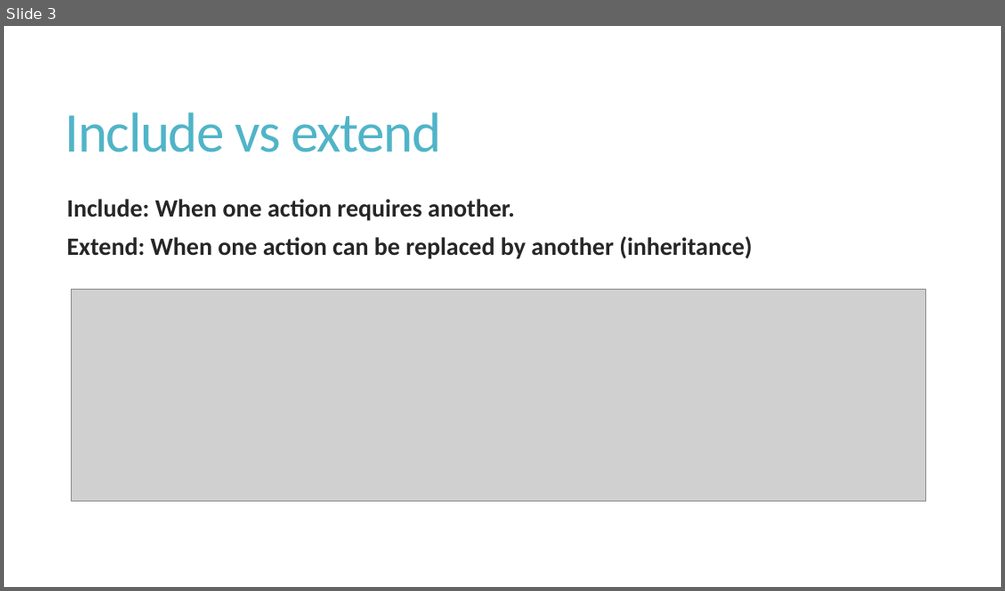
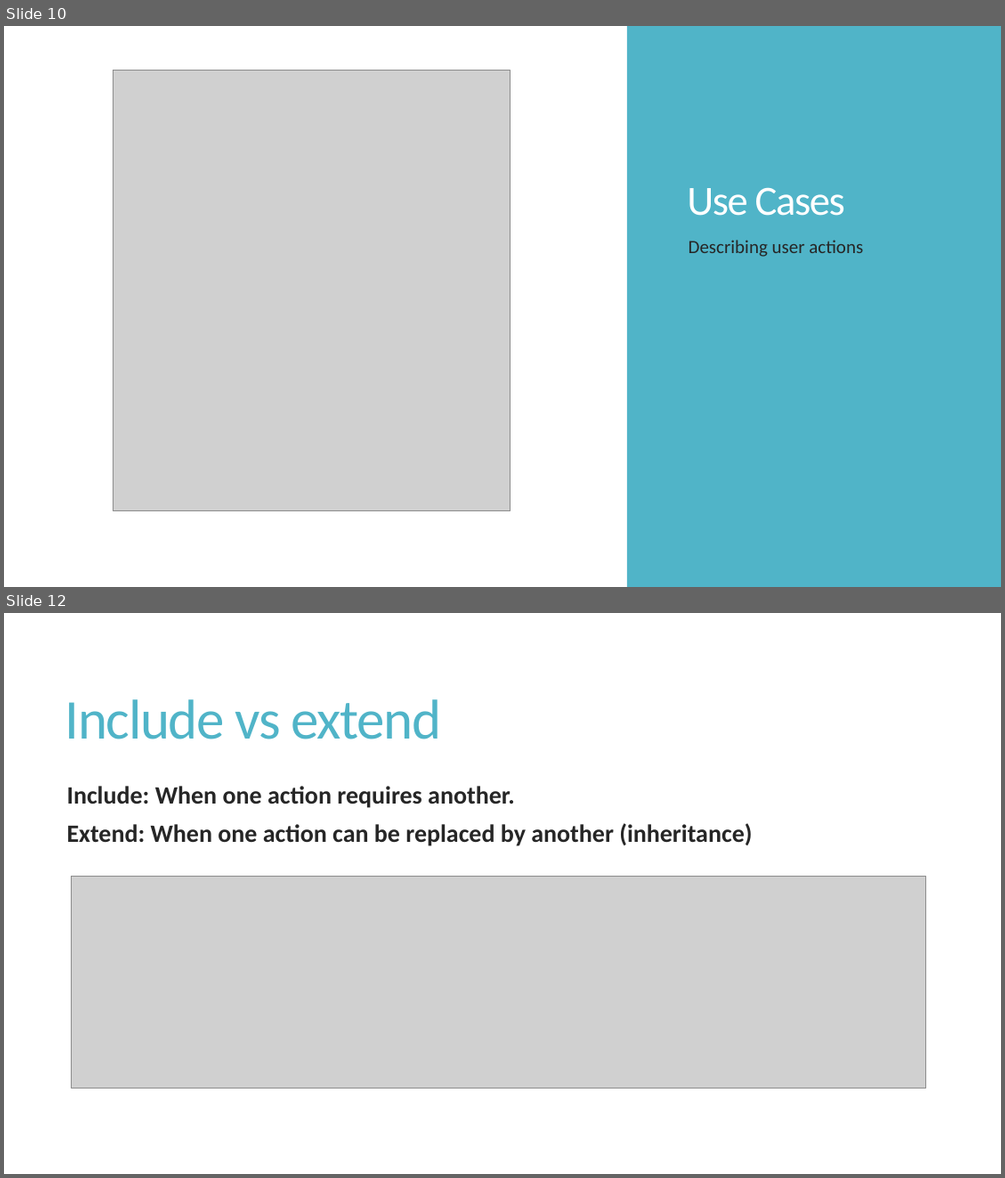
Before and after one commit to shabbir-hussain/ecse321tutW15, a slide deck: 04-RequirementsCont.pptx. Shown one above the other, each under a label of ours: slide 3 before the commit, slides 10 and 12 after it; the slides between them are not shown. The pictures are 1005x591 and 1005x1178 pixels, drawn with LibreOffice and Linux fonts; fonts in the diff are those of the drawing; grey boxes stand for pictures. Boxes give left, top, right and bottom in pixels: in the first picture for what was removed or moved away, otherwise in the second. Text is boxed around its words. In the diff, an @@ line names an element or a change of style, - is before the commit and + after.

```diff
--- a/04-RequirementsCont.pptx
+++ b/04-RequirementsCont.pptx
@@ slide 10 added at (4, 26, 1001, 587), background #FFFFFF @@
@@ rectangle added at (627, 26, 1001, 587), fill #50B4C8 @@
@@ picture added at (113, 70, 510, 510) @@
@@ title added at (687, 187, 845, 216), 40 pt, text #FFFFFF @@
+Use Cases
@@ text added at (688, 240, 863, 257), 18 pt, text #262626 @@
+Describing user actions
@@ what was slide 3 is now slide 12 @@
```
Also in this commit, not shown: 4 slides changed, 15 other slides added.
